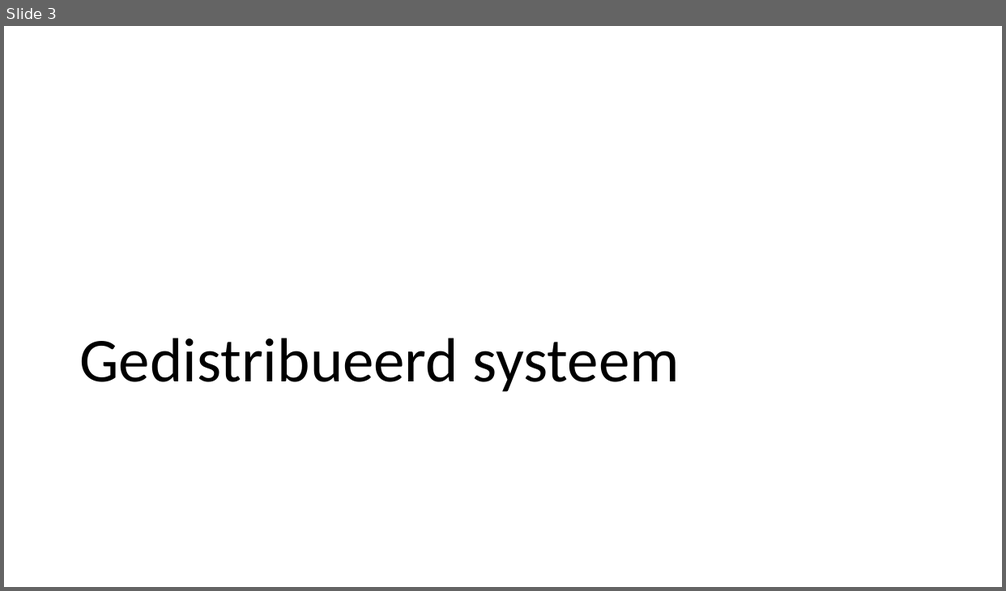
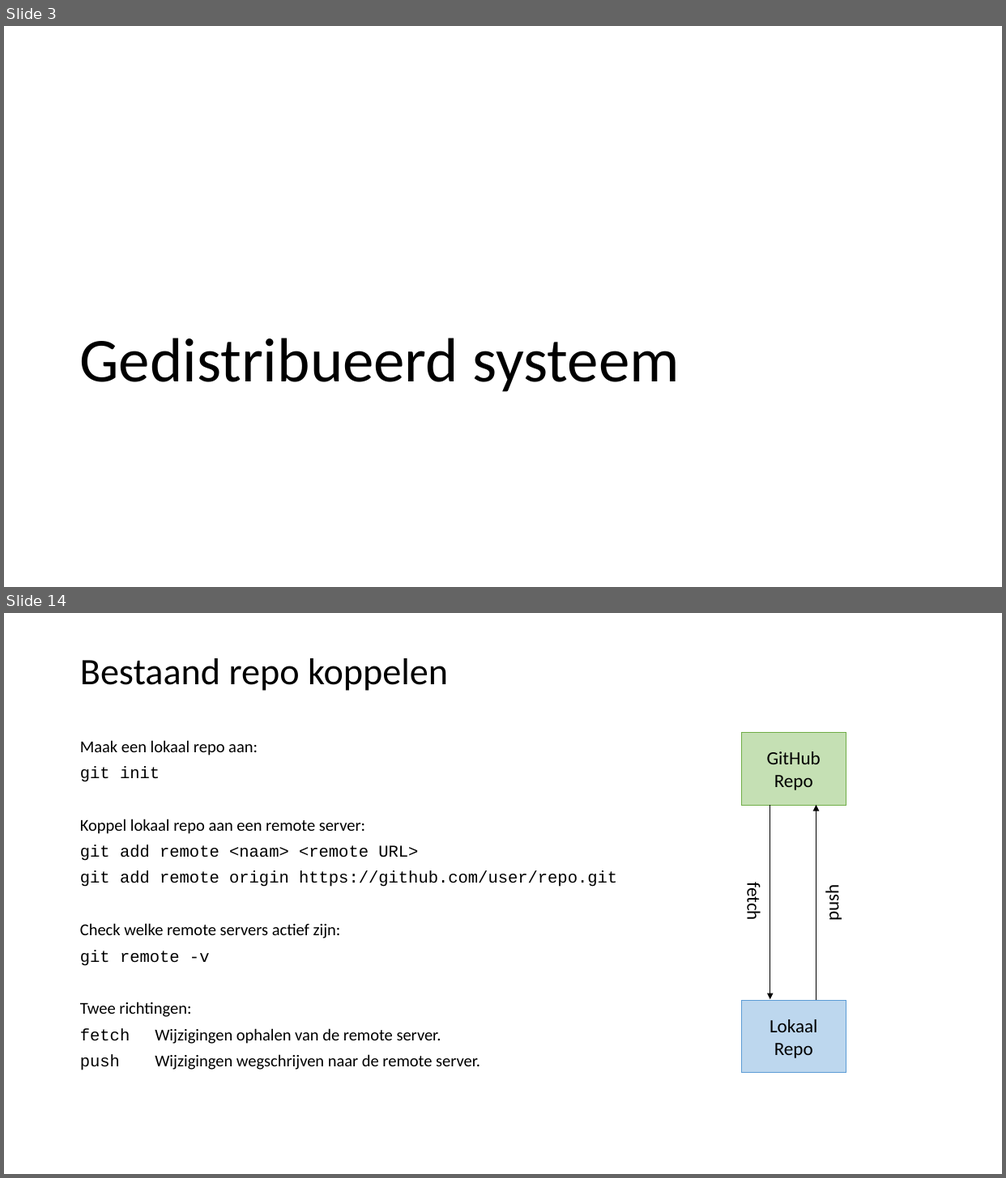
Before and after one commit to LFKoning/knowledge-sharing, a slide deck: git_course/2_collaboration/git_collaboration.pptx. Shown one above the other, each under a label of ours: slide 3 before the commit, slides 3 and 14 after it; the slides between them are not shown. The pictures are 1006x591 and 1006x1178 pixels, drawn with LibreOffice and Linux fonts; fonts in the diff are those of the drawing. Boxes give left, top, right and bottom in pixels: in the first picture for what was removed or moved away, otherwise in the second. Text is boxed around its words. In the diff, an @@ line names an element or a change of style, - is before the commit and + after.

```diff
--- a/git_course/2_collaboration/git_collaboration.pptx
+++ b/git_course/2_collaboration/git_collaboration.pptx
@@ slide 14 added at [4, 613, 1002, 1174], background #FFFFFF @@
@@ title added at [80, 658, 448, 691], 36 pt, text #000000 @@
+Bestaand repo koppelen
@@ rectangle added at [741, 732, 846, 805], fill #C5E0B4, outline #70AD47 0.5 pt, 18 pt, text #000000 @@
+GitHub
+Repo
@@ text added at [80, 740, 617, 1071], 16 pt, text #000000 @@
+Maak een lokaal repo aan:
+git init
+Koppel lokaal repo aan een remote server:
+git add remote <naam> <remote URL>
+git add remote origin https://github.com/user/repo.git
+Check welke remote servers actief zijn:
+git remote -v
+Twee richtingen:
+fetch Wijzigingen ophalen van de remote server.
+push Wijzigingen wegschrijven naar de remote server.
@@ arrow added from (770, 805) to (770, 999), #000000 1 pt @@
@@ arrow added from (816, 1000) to (816, 805), #000000 1 pt @@
@@ text added at [743, 886, 765, 919], 18 pt, text #000000 @@
+fetch
@@ text added at [820, 888, 843, 920], 18 pt, text #000000 @@
+push
@@ rectangle added at [741, 1000, 846, 1072], fill #BDD7EE, outline #5B9BD5 0.5 pt, 18 pt, text #000000 @@
+Lokaal
+Repo
```
Also in this commit, not shown: 4 slides changed, 29 other slides added, 10 slides removed, 3 other files.
